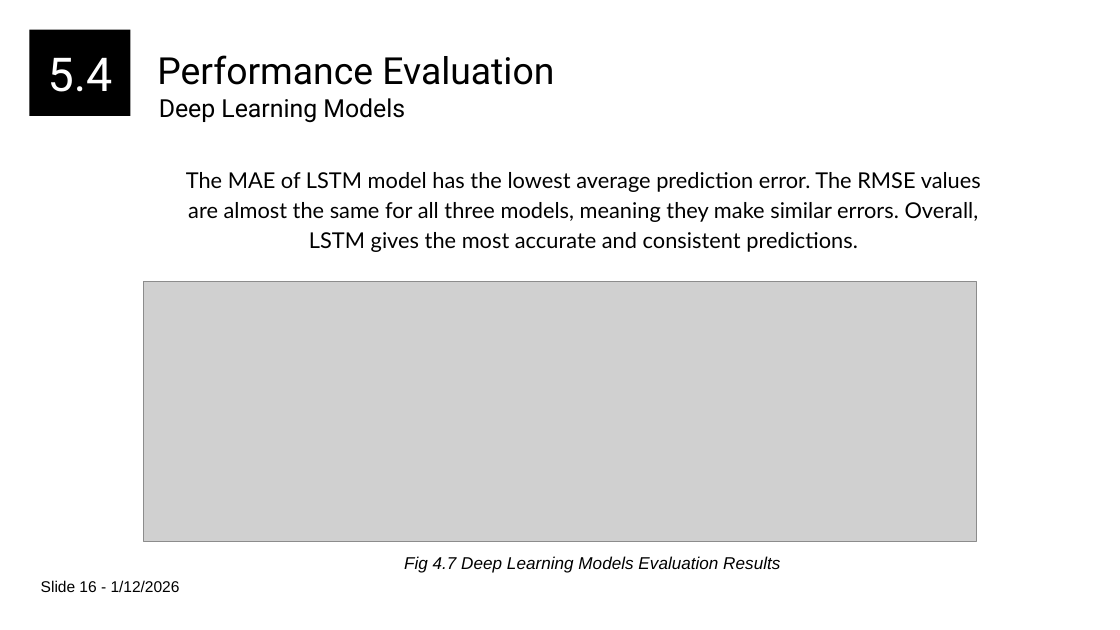
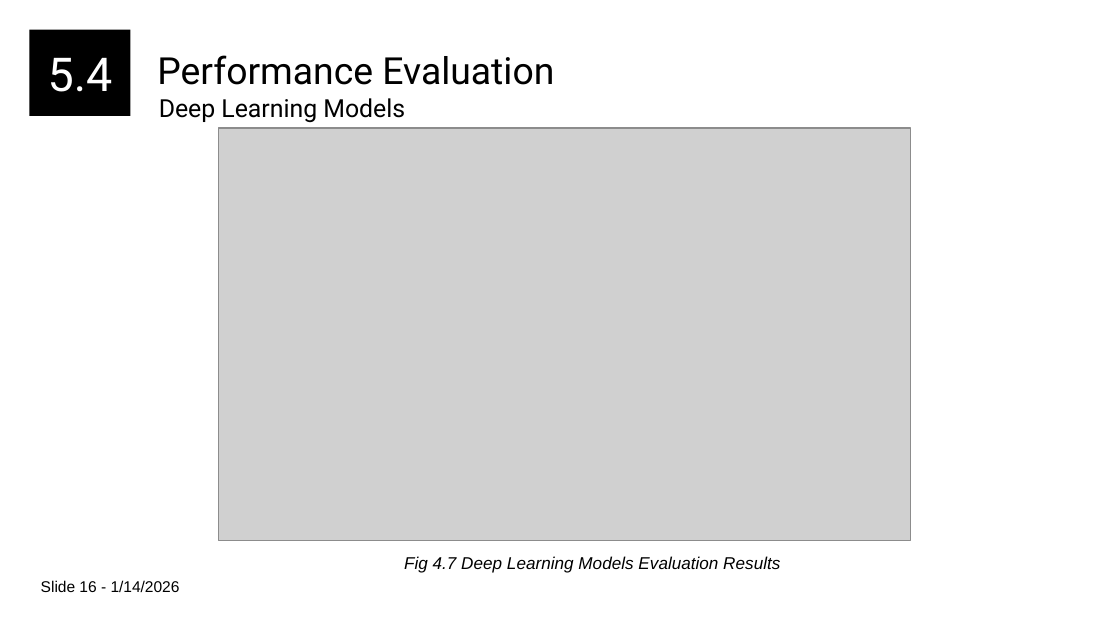
Before and after one commit to bikash0351/feeder, a slide deck: slide 19 of documentation/MW Load Presenation Final.pptx. Drawn at 1120x630 pixels with LibreOffice and Linux fonts; fonts in the diff are those of the drawing; grey boxes stand for pictures. Boxes give left, top, right and bottom in pixels: in the first picture for what was removed or moved away, otherwise in the second. Text is boxed around its words. In the diff, an @@ line names an element or a change of style, - is before the commit and + after.

```diff
--- a/documentation/MW Load Presenation Final.pptx
+++ b/documentation/MW Load Presenation Final.pptx
@@ picture: place and size @@
-picture at [143,281,976,541]
+picture at [218,128,911,540]
@@ text removed at [186,172,981,252] @@
-The MAE of LSTM model has the lowest average prediction error. The RMSE values are almost the same for all three models, meaning they make similar errors. Overall, LSTM gives the most accurate and consistent predictions.
@@ text at [41,580,180,592]: text changed @@
-Slide 16 - 1/12/2026
+Slide 16 - 1/14/2026
```
Also in this commit, not shown: 19 other slides changed, 1 slide removed, 17 other files.
